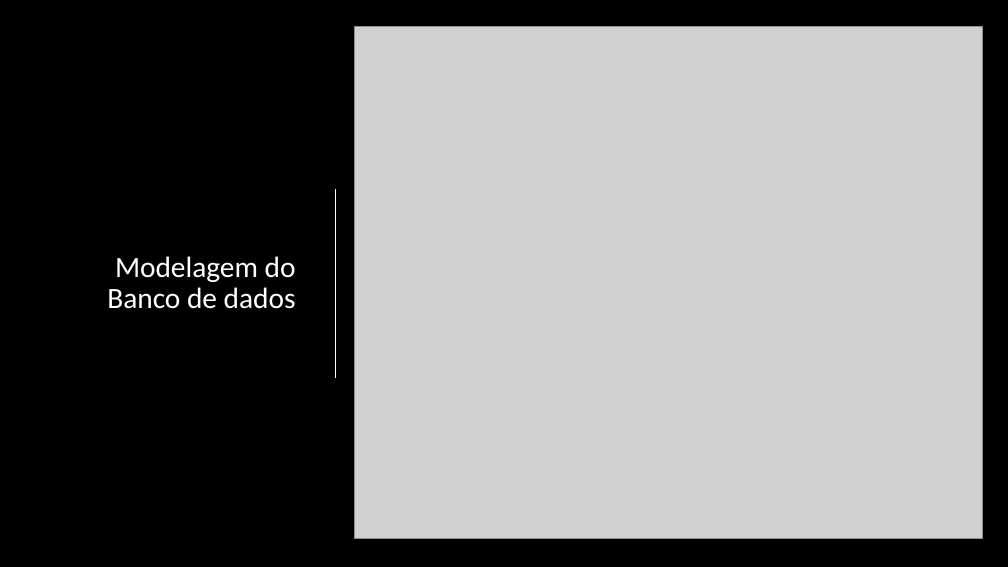
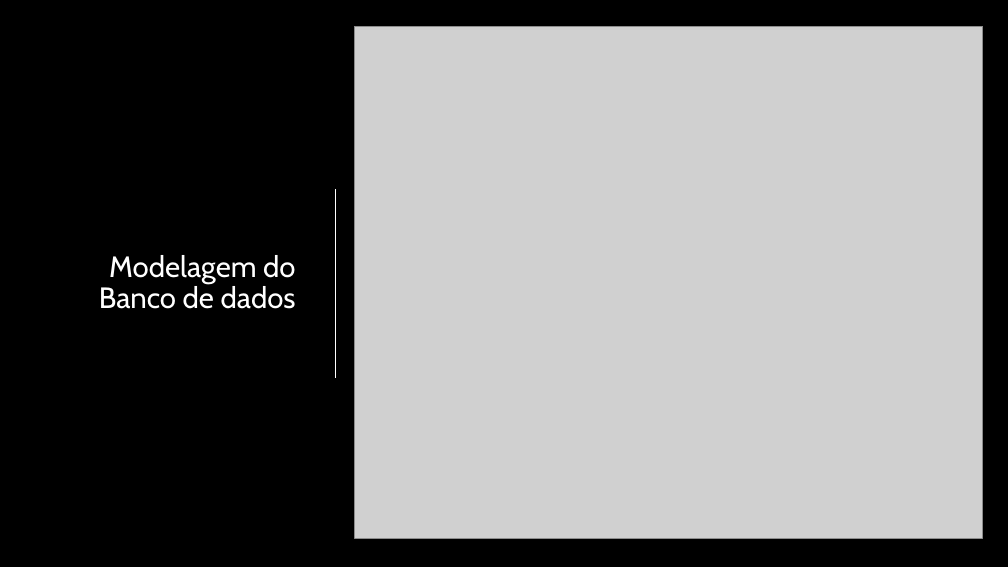
Before and after one commit to BandTec/control-block, a slide deck: slide 11 of Apresentação-PI.pptx (slide 13 before the commit). Drawn at 1008x567 pixels with LibreOffice and Linux fonts; fonts in the diff are those of the drawing; grey boxes stand for pictures; background and template pictures are left out. Boxes give left, top, right and bottom in pixels: in the first picture for what was removed or moved away, otherwise in the second. Text is boxed around its words. In the diff, an @@ line names an element or a change of style, - is before the commit and + after.

```diff
--- a/Apresentação-PI.pptx
+++ b/Apresentação-PI.pptx
@@ subtitle "Modelagem do Banco de dados" at (99, 255, 296, 309): font Calibri to Cabin @@
```
Also in this commit, not shown: 6 other slides changed, 3 slides added, 4 slides removed, 1 other file.
